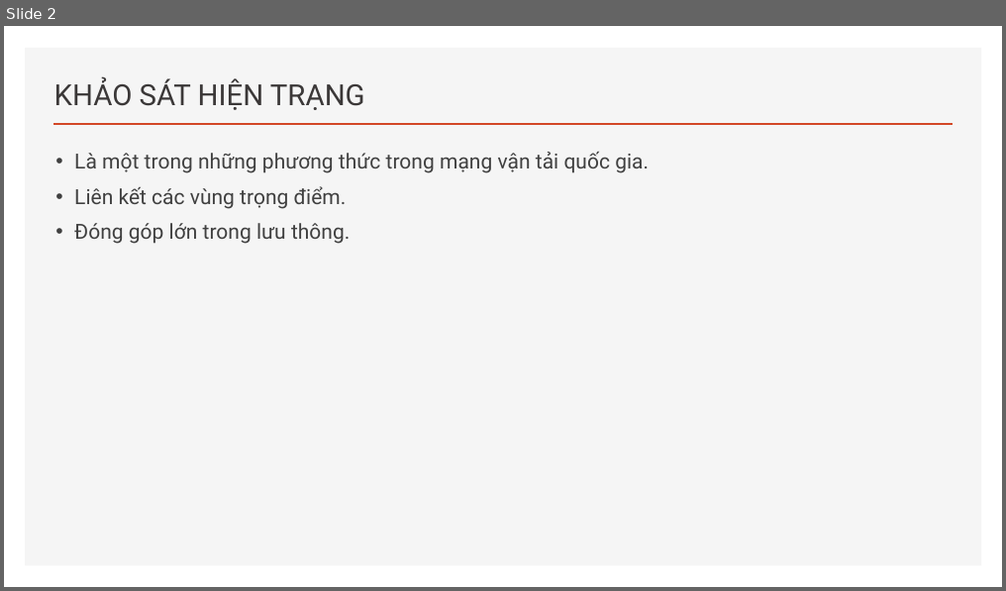
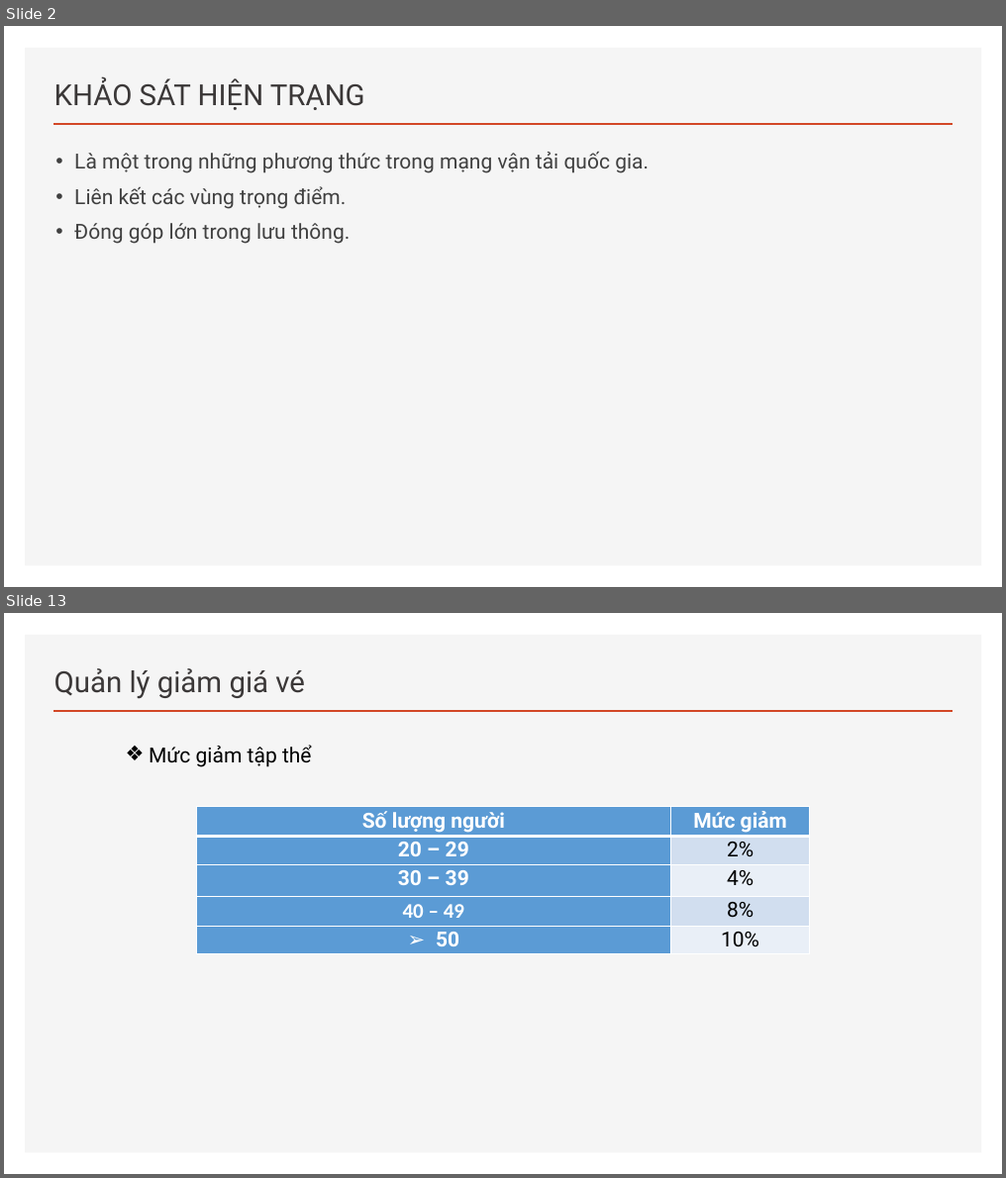
Before and after one commit to hiepatk99/CSDL_PT, a slide deck: 1-BC1-P8.pptx. Shown one above the other, each under a label of ours: slide 2 before the commit, slides 2 and 13 after it; the slides between them are not shown. The pictures are 1006x591 and 1006x1178 pixels, drawn with LibreOffice and Linux fonts; fonts in the diff are those of the drawing. Boxes give left, top, right and bottom in pixels: in the first picture for what was removed or moved away, otherwise in the second. Text is boxed around its words. In the diff, an @@ line names an element or a change of style, - is before the commit and + after.

```diff
--- a/1-BC1-P8.pptx
+++ b/1-BC1-P8.pptx
@@ slide 13 added at [4, 613, 1002, 1174], background #FFFFFF; not listed: 2 template elements that a slide beside it also shows @@
@@ title added at [54, 668, 305, 699], 28 pt, text #3B3838 @@
+Quản lý giảm giá vé
@@ text added at [149, 745, 312, 767], 20 pt, text #000000 @@
+❖ Mức giảm tập thể
@@ table added at [196, 807, 810, 954], 5 rows, 2 columns @@
+Số lượng người | Mức giảm
+20 – 29 | 2%
+30 – 39 | 4%
+40 – 49 | 8%
+50 | 10%
```
Also in this commit, not shown: 5 slides changed, 8 other slides added, 3 slides removed.
